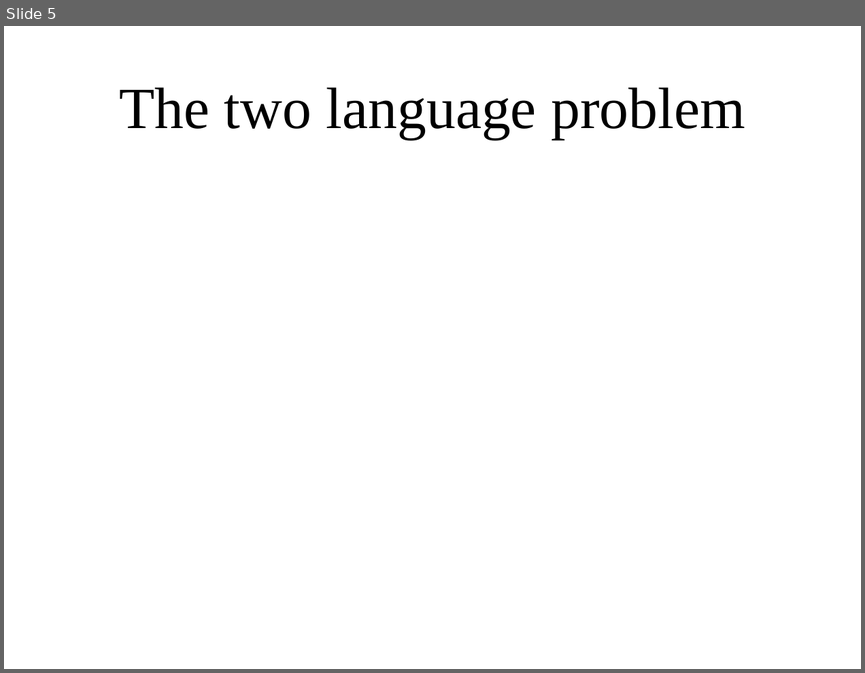
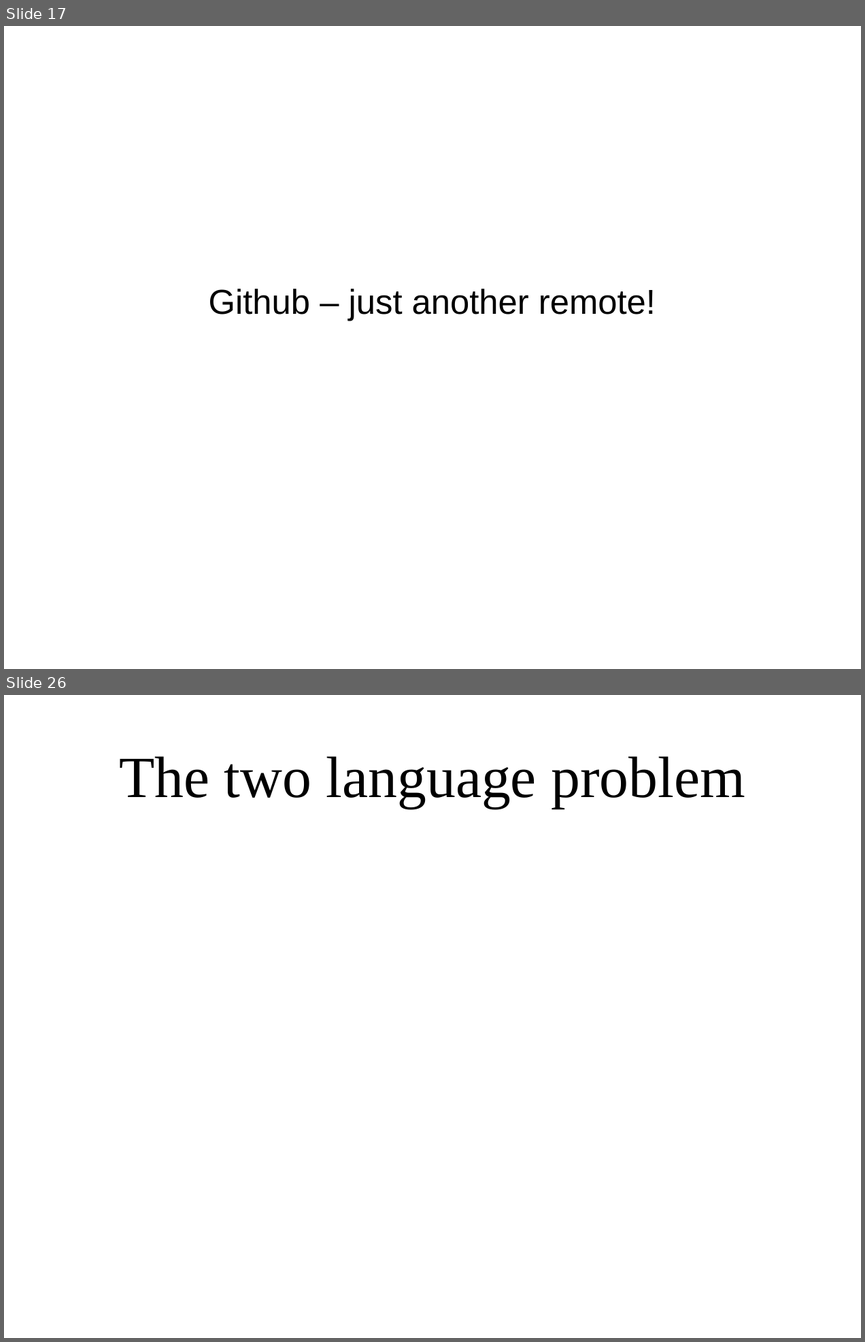
Before and after one commit to amueller/applied_ml_spring_2017, a slide deck: slides/aml-02-012317.odp. Shown one above the other, each under a label of ours: slide 5 before the commit, slides 17 and 26 after it; the slides between them are not shown. The pictures are 865x673 and 865x1342 pixels, drawn with LibreOffice and Linux fonts; fonts in the diff are those of the drawing. Boxes give left, top, right and bottom in pixels: in the first picture for what was removed or moved away, otherwise in the second. Text is boxed around its words. In the diff, an @@ line names an element or a change of style, - is before the commit and + after.

```diff
--- a/slides/aml-02-012317.odp
+++ b/slides/aml-02-012317.odp
@@ slide 17 added at [4,26,861,669], background #FFFFFF @@
@@ subtitle added at [209,288,655,321], 32 pt, text #000000 @@
+Github – just another remote!
@@ what was slide 5 is now slide 26 @@
```
Also in this commit, not shown: 2 slides changed, 27 other slides added, 2 slides removed.
